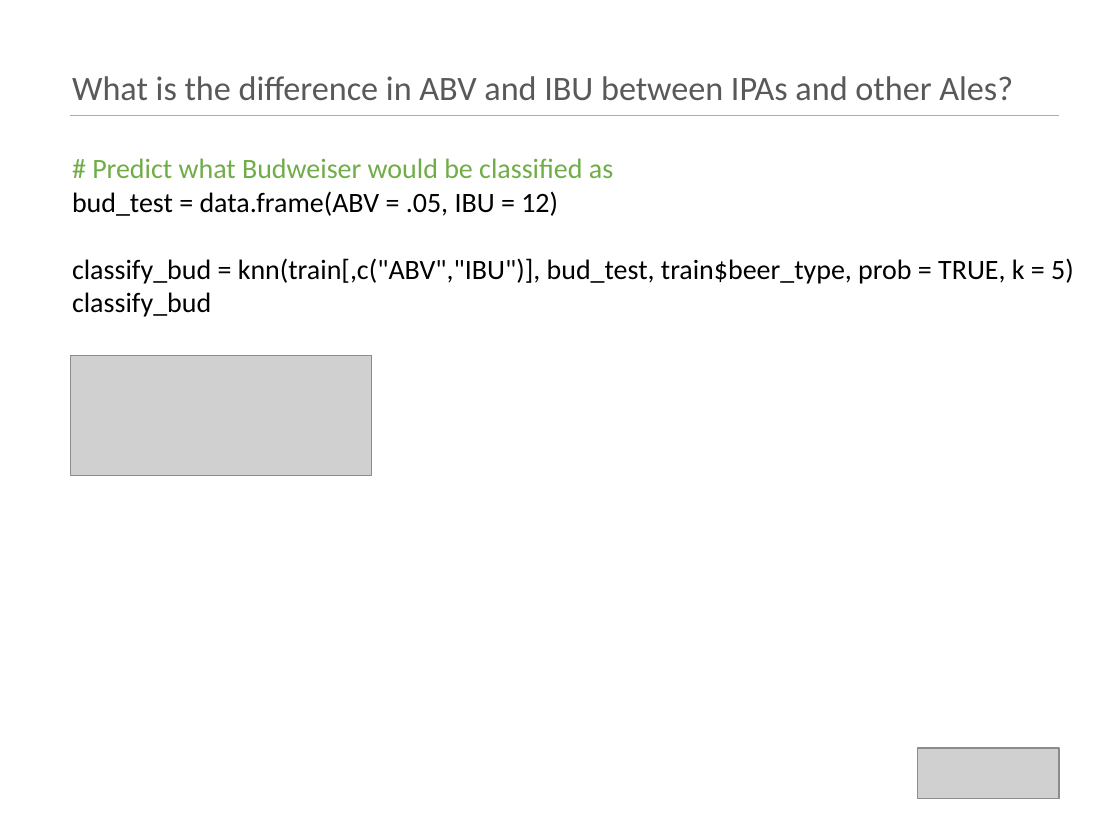
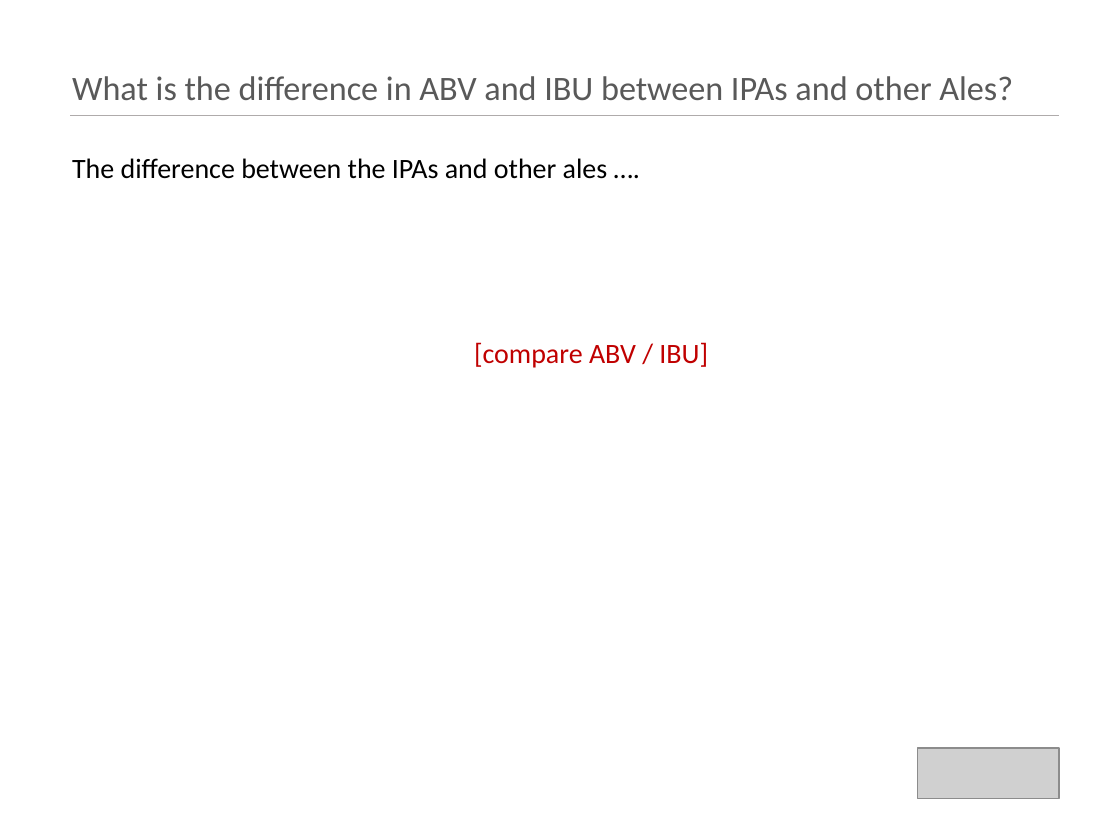
Before and after one commit to kristxh/6306-CaseStudy1-Beer, a slide deck: slide 11 of case_study_1_budweiser.pptx (slide 20 before the commit). Drawn at 1120x840 pixels with LibreOffice and Linux fonts; fonts in the diff are those of the drawing; grey boxes stand for pictures. Boxes give left, top, right and bottom in pixels: in the first picture for what was removed or moved away, otherwise in the second. Text is boxed around its words. In the diff, an @@ line names an element or a change of style, - is before the commit and + after.

```diff
--- a/case_study_1_budweiser.pptx
+++ b/case_study_1_budweiser.pptx
@@ text at [72,158,608,179]: text changed @@
-# Predict what Budweiser would be classified as
-bud_test = data.frame(ABV = .05, IBU = 12)
-classify_bud = knn(train[,c("ABV","IBU")], bud_test, train$beer_type, prob = TRUE, k = 5)
-classify_bud
+The difference between the IPAs and other ales ….
@@ picture removed at [71,355,372,475] @@
@@ text added at [474,342,708,368], 18 pt, text #C00000 @@
+[compare ABV / IBU]
```
Also in this commit, not shown: 12 other slides changed, 9 slides removed.
